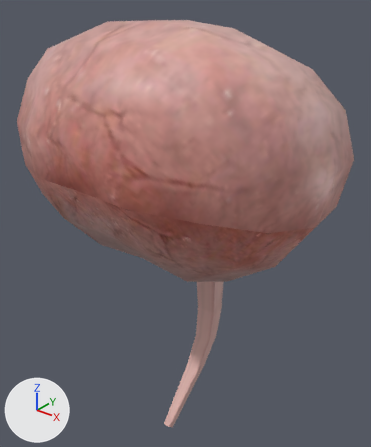
A saved change to the FBX model VC_SPHX/Assets/SPHX/Art/Meshes/人体/展示模型/女性/女性_泌尿系统_膀胱.fbx.
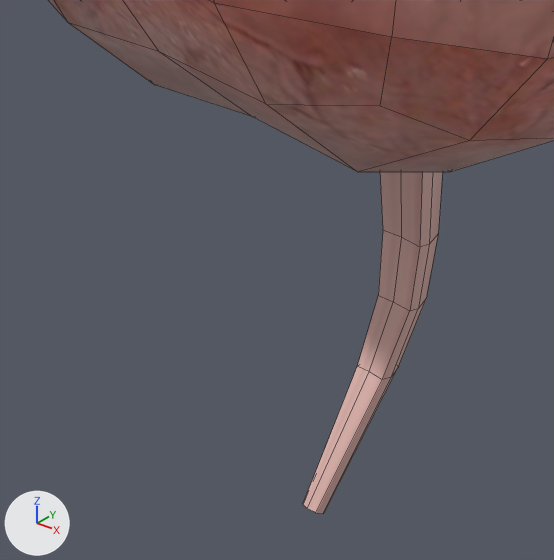
Each version appears first whole from a 50 mm camera at (0.0443, -0.0407, 0.955) aimed at (-0.0012, 0.0161, 0.9197), and next in a close-up on the part from 9% to 73% of the width and 47% to 100% of the height. The axes (+X, +Y, +Z) are drawn at lower left. The lights are the same throughout. The close-ups show mesh edges as thin lines. Where no turn or scale is listed for an object, it has been applied to the vertices.

In view in the first close-up: '女性_泌尿系统_膀胱'.
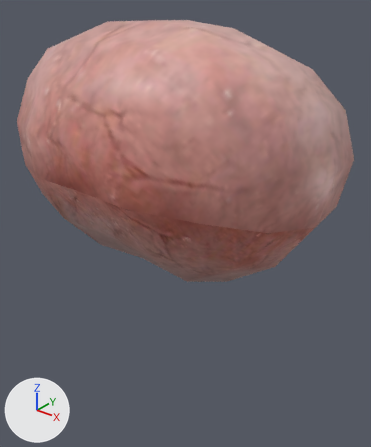
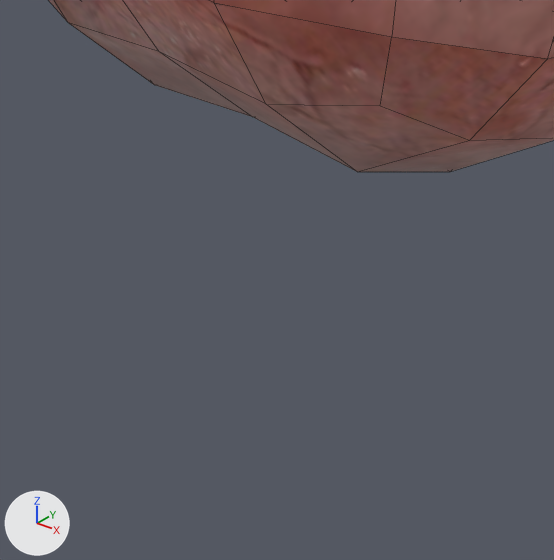
The change, as a diff of the scene's bpy script:
```diff
--- a/VC_SPHX/Assets/SPHX/Art/Meshes/人体/展示模型/女性/女性_泌尿系统_膀胱.fbx.py
+++ b/VC_SPHX/Assets/SPHX/Art/Meshes/人体/展示模型/女性/女性_泌尿系统_膀胱.fbx.py
@@ me_mesh @@
 # used by ob_女性_泌尿系统_膀胱; location = (0.0, 0.0, 0.0)
-me_mesh.from_pydata(...)  # 137 vertices, 132 faces; spans x -0.0229..0.0229, y -0.0066..0.036, z 0.882..0.95
+me_mesh.from_pydata(...)  # 105 vertices, 100 faces; spans x -0.0229..0.0229, y -0.0066..0.036, z 0.9144..0.95
+# me_mesh part 1
+# 32 vertices are removed from x -0.0018..0.0018, y 0.0091..0.0231, z 0.882..0.9015
+# 32 faces are deleted
 me_mesh.materials.append(mat_mi_生殖)
```

Changed parts and their boxes [x1, y1, x2, y2] in the close-ups (554 x 560 px):
'女性_泌尿系统_膀胱', reshaped: before [49, 0, 554, 513]; after [49, 0, 554, 172]
part 1 of me_mesh, deleted (brown): before [303, 172, 442, 513]
